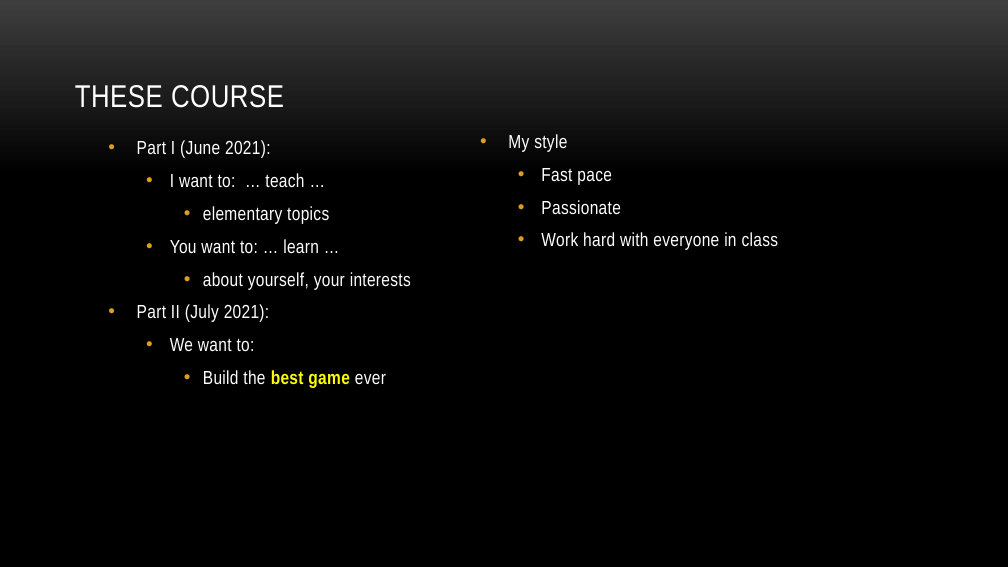
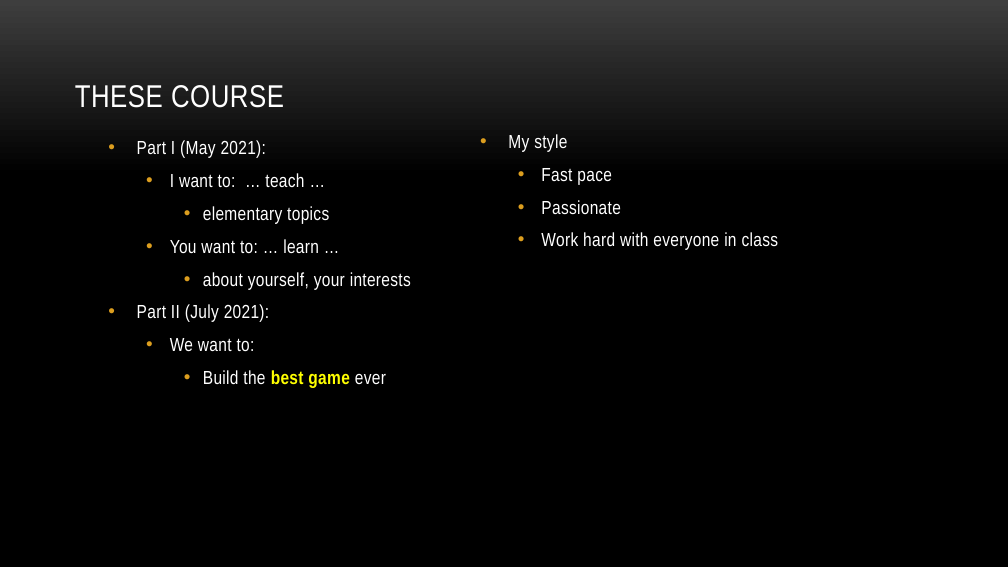
Before and after one commit to myuwbclasses/IntroGameDevelopment, a slide deck: slide 11 of PPT/Intro.pptx. Drawn at 1008x567 pixels with LibreOffice and Linux fonts; fonts in the diff are those of the drawing; background and template pictures are left out. Boxes give left, top, right and bottom in pixels: in the first picture for what was removed or moved away, otherwise in the second. Text is boxed around its words. In the diff, an @@ line names an element or a change of style, - is before the commit and + after.

```diff
--- a/PPT/Intro.pptx
+++ b/PPT/Intro.pptx
@@ text at <box>137,140,266,158</box>: text changed @@
-• Part I (June 2021):
+• Part I (May 2021):
```
Also in this commit, not shown: 3 other slides changed, 2 other files.
